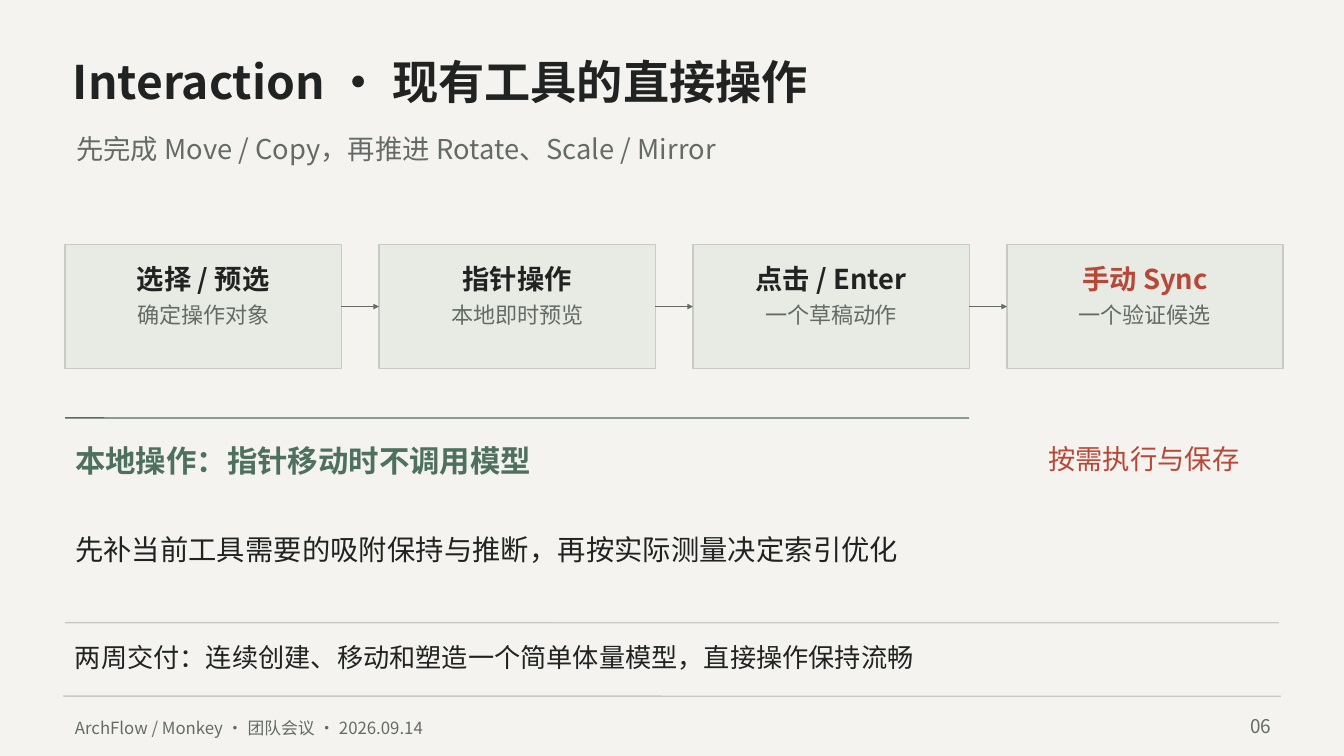
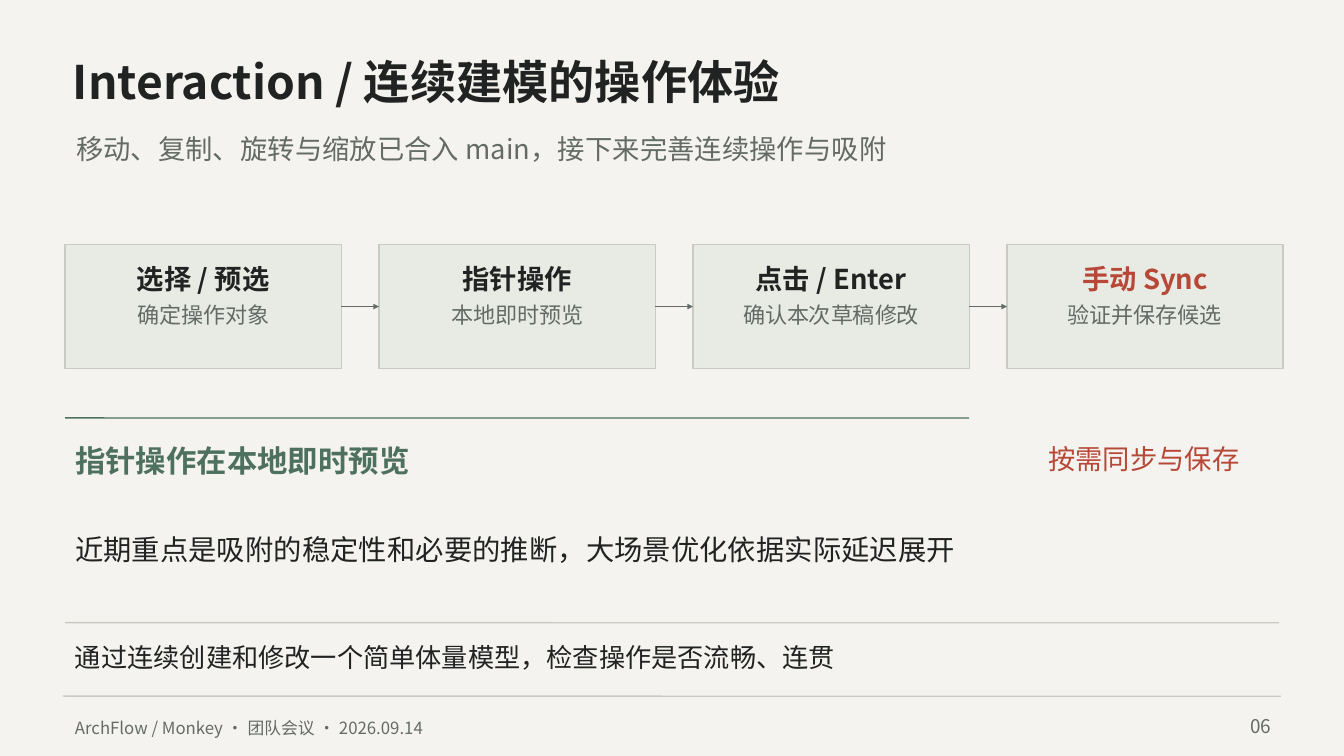
Before and after one commit to cogco1/MonkeyHub, a slide deck: slide 6 of docs/TEAM_MEETING_DECK.pptx. Drawn at 1344x756 pixels with LibreOffice and Linux fonts; fonts in the diff are those of the drawing. Boxes give left, top, right and bottom in pixels: in the first picture for what was removed or moved away, otherwise in the second. Text is boxed around its words. In the diff, an @@ line names an element or a change of style, - is before the commit and + after.

```diff
--- a/docs/TEAM_MEETING_DECK.pptx
+++ b/docs/TEAM_MEETING_DECK.pptx
@@ text at box(73, 59, 780, 104): text changed @@
-Interaction · 现有工具的直接操作
+Interaction / 连续建模的操作体验
@@ text at box(76, 136, 887, 162): text changed @@
-先完成 Move / Copy，再推进 Rotate、Scale / Mirror
+移动、复制、旋转与缩放已合入 main，接下来完善连续操作与吸附
@@ text at box(743, 304, 919, 325): text changed @@
-一个草稿动作
+确认本次草稿修改
@@ text at box(1068, 304, 1222, 325): text changed @@
-一个验证候选
+验证并保存候选
@@ text at box(75, 446, 409, 475): text changed @@
-本地操作：指针移动时不调用模型
+指针操作在本地即时预览
@@ text at box(1048, 446, 1239, 472): text changed @@
-按需执行与保存
+按需同步与保存
@@ text at box(75, 536, 955, 563): text changed @@
-先补当前工具需要的吸附保持与推断，再按实际测量决定索引优化
+近期重点是吸附的稳定性和必要的推断，大场景优化依据实际延迟展开
@@ text at box(75, 645, 835, 670): text changed @@
-两周交付：连续创建、移动和塑造一个简单体量模型，直接操作保持流畅
+通过连续创建和修改一个简单体量模型，检查操作是否流畅、连贯
```
Also in this commit, not shown: 7 other slides changed, 1 other file.
